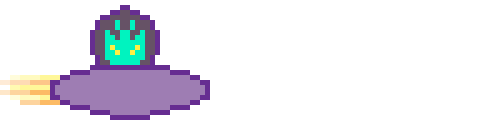
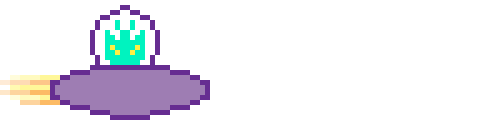
The second 480 × 130 image is a revision of the first. Changes to its layers:
painted on "Layer 2" over (95, 10, 155, 65)
